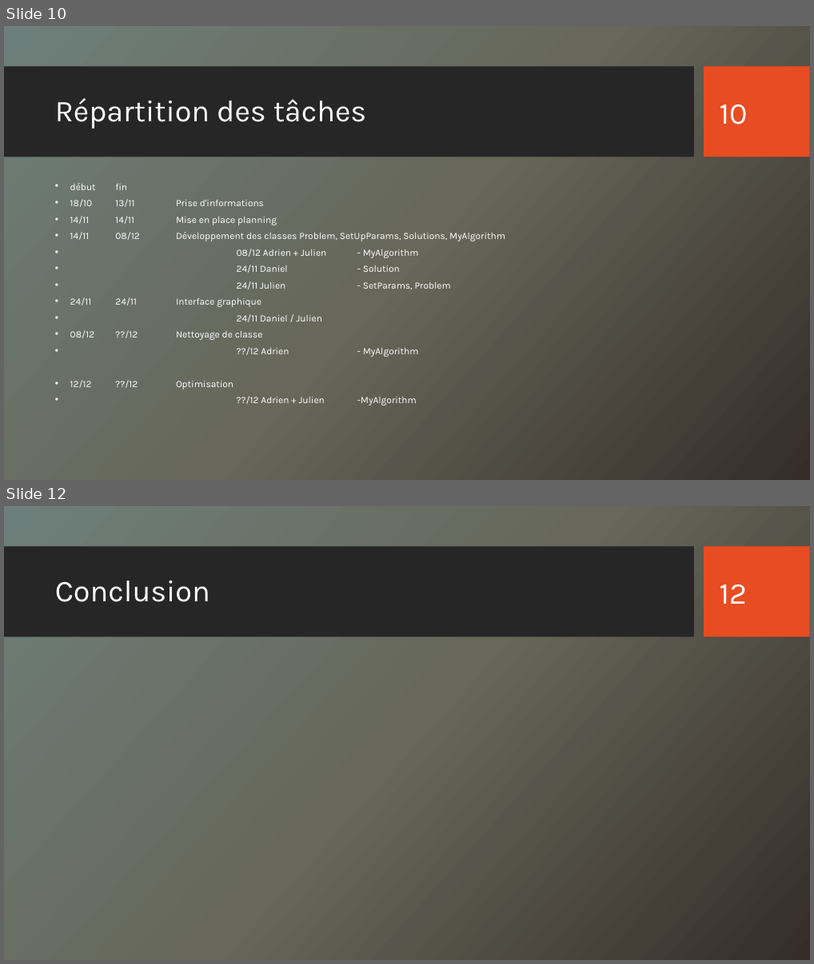
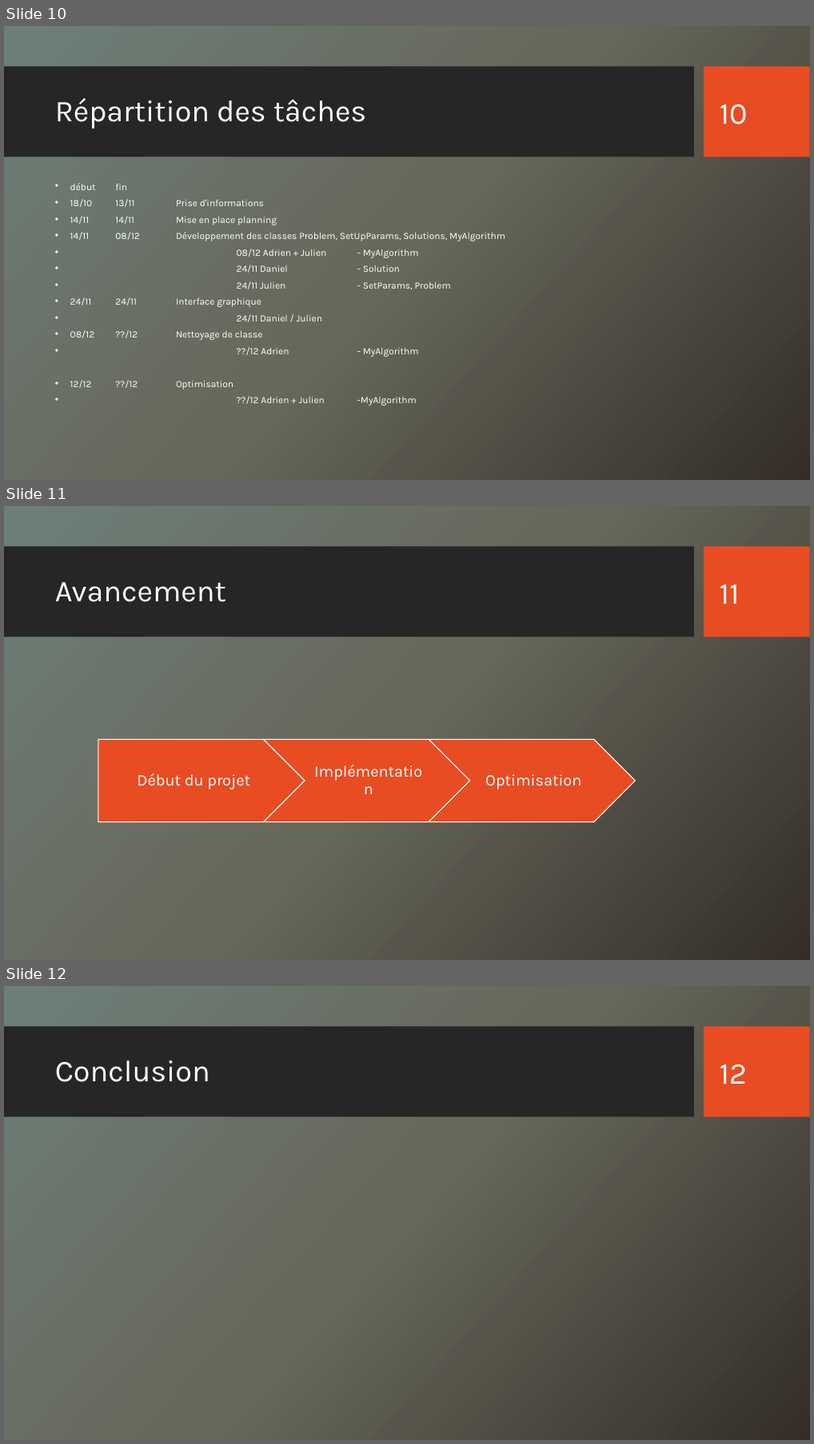
Before and after one commit to kazouke/Artificial-Bee-Colony, a slide deck: Intelligence Artificielle.pptx. Shown one above the other, each under a label of ours: slides 10 and 12 before the commit, slides 10, 11 and 12 after it; the slides between them are not shown. The pictures are 814x964 and 814x1444 pixels, drawn with LibreOffice and Linux fonts; fonts in the diff are those of the drawing; background and template pictures are left out. Boxes give left, top, right and bottom in pixels: in the first picture for what was removed or moved away, otherwise in the second. Text is boxed around its words. In the diff, an @@ line names an element or a change of style, - is before the commit and + after.

```diff
--- a/Intelligence Artificielle.pptx
+++ b/Intelligence Artificielle.pptx
@@ slide 11 added at (4, 506, 810, 960), background picture (left out); not listed: 2 template elements that a slide beside it also shows @@
@@ title added at (55, 582, 226, 602), 36 pt, text #FFFFFF @@
+Avancement
@@ page number added at (720, 584, 740, 604), 36 pt, text #FFFFFF @@
+11
@@ group added at (98, 739, 636, 822): 3 texts, 2 chevrons, 1 pentagon arrow @@
+Début du projet
+Implémentation
+Optimisation
```
Also in this commit, not shown: 5 slides changed, 1 slide removed.
